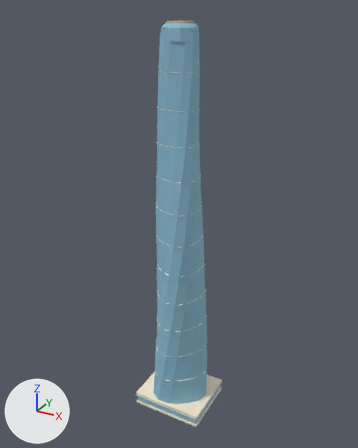
Before and after pictures for a commit that changed the glTF model public/assets/renovation/v2/models/shanghai-lod2.glb.
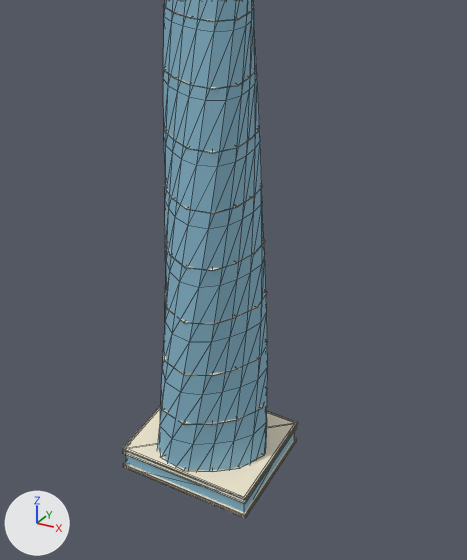
Old and new are each drawn whole from a 50 mm camera at (61.1, -111.5, 117.5) aimed at (-1.0, 1.4, 61.1) and again close up on the part from 21% to 85% of the width and 39% to 100% of the height. Every picture has the same lights, and +X, +Y and +Z are marked at lower left. The last two pictures show the newer version. The close-ups show mesh edges as thin lines. Where no turn or scale is listed for an object, it has been applied to the vertices. Vertices at exactly the same position are counted once.

Objects in the first close-up: 'shanghai_architecture'.
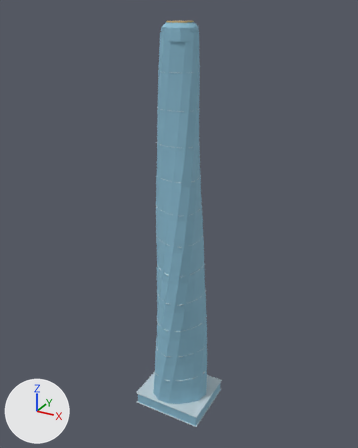
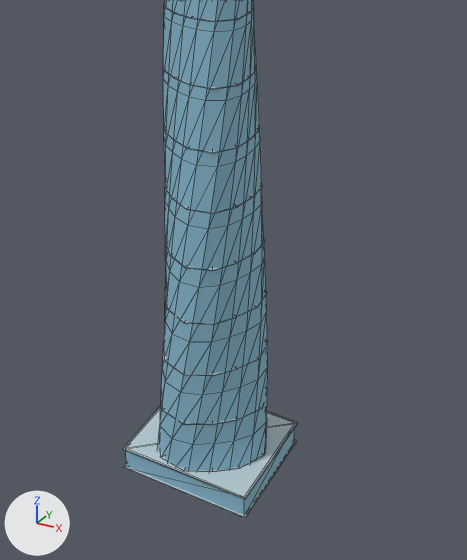
Changed parts and their boxes [x1, y1, x2, y2] in the close-ups (467 x 560 px; the box of a moved part takes in the faces that stretch with it):
part 1 of me_shanghai_002, deleted: before [123, 426, 297, 504]
part 2 of me_shanghai_002, deleted: before [123, 437, 297, 516]
part 3 of me_shanghai_002, moved or reshaped: before [123, 440, 297, 518]; after [123, 439, 297, 518]
part 4 of me_shanghai_002, recoloured: [123, 5, 298, 518] in both

Patch to the scene script:
```diff
--- a/public/assets/renovation/v2/models/shanghai-lod2.glb.py
+++ b/public/assets/renovation/v2/models/shanghai-lod2.glb.py
@@ mat_frame @@
+mat_frame = principled_material('frame')
+mat_frame.base_color = (0.5, 0.61, 0.66)  # pale blue #bccdd4
+mat_frame.roughness = 0.75
@@ me_shanghai_002 @@
 # used by ob_shanghai_architecture; location = (0.0, 0.0, 0.0)
 # verts and faces of me_shanghai_002; kept vertices keep their numbers, new ones are numbered from 616
 # before: 566 (-10.9, -9.4, 0.2) at pixel (123, 467), 567 (-10.9, 9.4, 0.2), 568 (10.9, 9.4, 0.2) at pixel (296, 440), 569 (10.9, -9.4, 0.2) at pixel (245, 518), 570 (-10.9, -9.4, 0.5) at pixel (123, 465)
 # before: 571 (10.9, -9.4, 0.5) at pixel (245, 516), 572 (10.9, 9.4, 0.5) at pixel (296, 439), 573 (-10.9, 9.4, 0.5)
-me_shanghai_002.from_pydata(...)  # 616 vertices, 1124 faces; spans x -10.9..10.9, y -9.4..9.4, z 0.0..114.3
+me_shanghai_002.from_pydata(...)  # 600 vertices, 1100 faces; spans x -10.9..10.9, y -9.4..9.4, z 0.0..114.3
+# me_shanghai_002 part 1: the loose piece of 8 vertices spanning x -10.9..10.9, y -9.4..9.4, z 3.1..3.3 is deleted
+# me_shanghai_002 part 2: the loose piece of 8 vertices spanning x -10.9..10.9, y -9.4..9.4, z 0.7..0.9 is deleted
+# me_shanghai_002 part 3
+for i in [*range(566, 570)]: verts[i] += (0.0, 0.0, 0.0)
+for i in [*range(570, 574)]: verts[i] += (0.0, 0.0, -0.2)
+# me_shanghai_002 part 4: 600 faces spanning x -10.9..10.9, y -9.4..9.4, z 0.2..103.1 switch from mat_trim_005 (pale yellow #f7ebd1) to mat_frame (pale blue #bccdd4)
 me_shanghai_002.materials.append(mat_glass_005)
```
